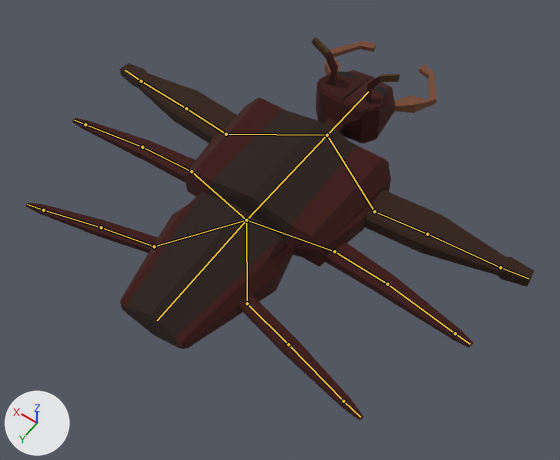
The Blender file Assets/Models/Enemy/Hench ant.blend as it was, and as the next commit left it.
Both versions are drawn from a camera (50 mm lens) standing at (-2.4, 2.98, 5.87) and looking at (-0.09, -0.25, 0.78). The lights are fixed; the arrows at lower left show +X, +Y and +Z. The bones that bend it are drawn over the model as lines.
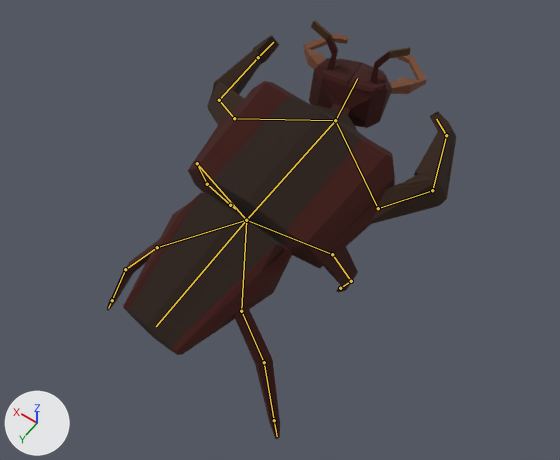
The newer file adds an action. The first version stands in its rest pose; the second is drawn at frame 1 of the action 'Walk'.

The change in detail:
Bone 'Body' (bone_body) turns from (0, 0, 0) to (-13, 1, 5) degrees about its own x, y and z.
Bone 'Head' (bone_head) turns from (0, 0, 0) to (21, 7, -19) degrees about its own x, y and z.
Bone 'UpperArm.L' (bone_upperarm_l) turns from (0, 0, 0) to (33, -22, 7) degrees about its own x, y and z.
Bone 'LowerArm.L' (bone_lowerarm_l) turns from (0, 0, 0) to (15, -44, 48) degrees about its own x, y and z.
Bone 'Hand.L' (bone_hand_l) turns from (0, 0, 0) to (24, -52, -6) degrees about its own x, y and z.
Bone 'UpperArm.R' (bone_upperarm_r) turns from (0, 0, 0) to (25, 73, -33) degrees about its own x, y and z.
Bone 'LowerArm.R' (bone_lowerarm_r) turns from (0, 0, 0) to (47, -13, -24) degrees about its own x, y and z.
Bone 'Hand.R' (bone_hand_r) turns from (0, 0, 0) to (36, 15, -6) degrees about its own x, y and z.
Bone 'UpperLeg2.L' (bone_upperleg2_l) turns from (0, 0, 0) to (-23, 2, -49) degrees about its own x, y and z.
Bone 'LowerLeg2.L' (bone_lowerleg2_l) turns from (0, 0, 0) to (2, 9, -12) degrees about its own x, y and z.
Bone 'UpperLeg2.R' (bone_upperleg2_r) turns from (0, 0, 0) to (-10, -10, 51) degrees about its own x, y and z.
Bone 'LowerLeg2.R' (bone_lowerleg2_r) turns from (0, 0, 0) to (-10, 2, 3) degrees about its own x, y and z.
Bone 'UpperLeg1.R' (bone_upperleg1_r) turns from (0, 0, 0) to (8, -3, 82) degrees about its own x, y and z.
Bone 'LowerLeg1.R' (bone_lowerleg1_r) turns from (0, 0, 0) to (1, -4, 26) degrees about its own x, y and z.
Bone 'UpperLeg1.L' (bone_upperleg1_l) turns from (0, 0, 0) to (8, -26, -89) degrees about its own x, y and z.
Bone 'LowerLeg1.L' (bone_lowerleg1_l) turns from (0, 0, 0) to (3, 2, -7) degrees about its own x, y and z.

What differs and where, as boxes (x1, y1, x2, y2) in the pictures (560 x 460 px):
'Cube', posed (31% narrower, 9% taller)
    before: (26, 37, 534, 420)
    after: (107, 21, 456, 439)
bone 'Body', root to tip
    before: (246, 220) to (327, 135)
    after: (246, 220) to (335, 120)
bone 'Head', root to tip
    before: (327, 135) to (368, 91)
    after: (335, 120) to (357, 78)
bone 'UpperArm.L', root to tip
    before: (226, 134) to (186, 108)
    after: (234, 118) to (219, 100)
bone 'LowerArm.L', root to tip
    before: (186, 108) to (141, 81)
    after: (219, 100) to (258, 57)
bone 'Hand.L', root to tip
    before: (141, 81) to (125, 70)
    after: (258, 57) to (273, 42)
bone 'UpperArm.R', root to tip
    before: (374, 211) to (427, 234)
    after: (378, 208) to (432, 190)
bone 'LowerArm.R', root to tip
    before: (427, 234) to (500, 267)
    after: (432, 190) to (446, 135)
bone 'Hand.R', root to tip
    before: (500, 267) to (528, 278)
    after: (446, 135) to (436, 119)
bone 'UpperLeg2.L', root to tip
    before: (154, 246) to (101, 227)
    after: (157, 247) to (125, 269)
bone 'LowerLeg2.L', root to tip
    before: (101, 227) to (43, 210)
    after: (125, 269) to (112, 300)
bone 'UpperLeg2.R', root to tip
    before: (247, 303) to (288, 344)
    after: (241, 311) to (264, 362)
bone 'LowerLeg2.R', root to tip
    before: (288, 344) to (343, 401)
    after: (264, 362) to (274, 420)
bone 'UpperLeg1.R', root to tip
    before: (334, 251) to (387, 284)
    after: (332, 254) to (351, 281)
bone 'LowerLeg1.R', root to tip
    before: (387, 284) to (455, 333)
    after: (351, 281) to (340, 288)
bone 'UpperLeg1.L', root to tip
    before: (191, 171) to (142, 147)
    after: (197, 163) to (207, 184)
bone 'LowerLeg1.L', root to tip
    before: (142, 147) to (85, 124)
    after: (207, 184) to (230, 205)
